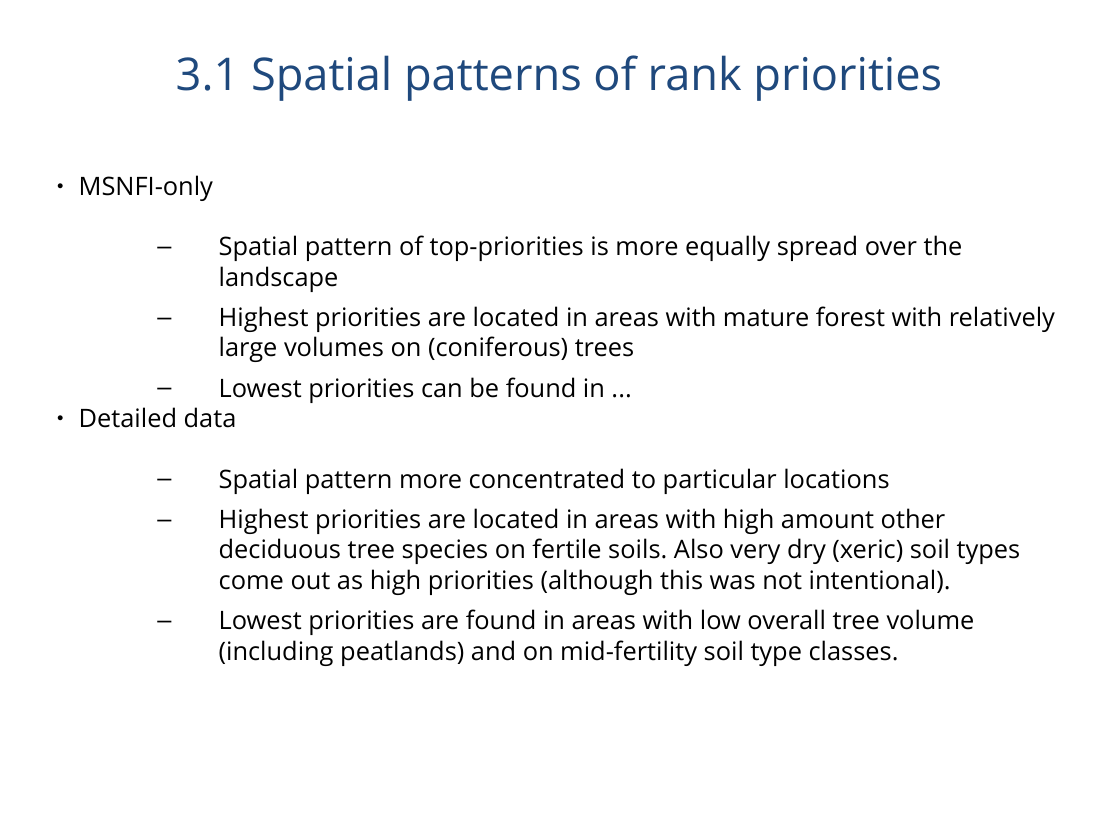
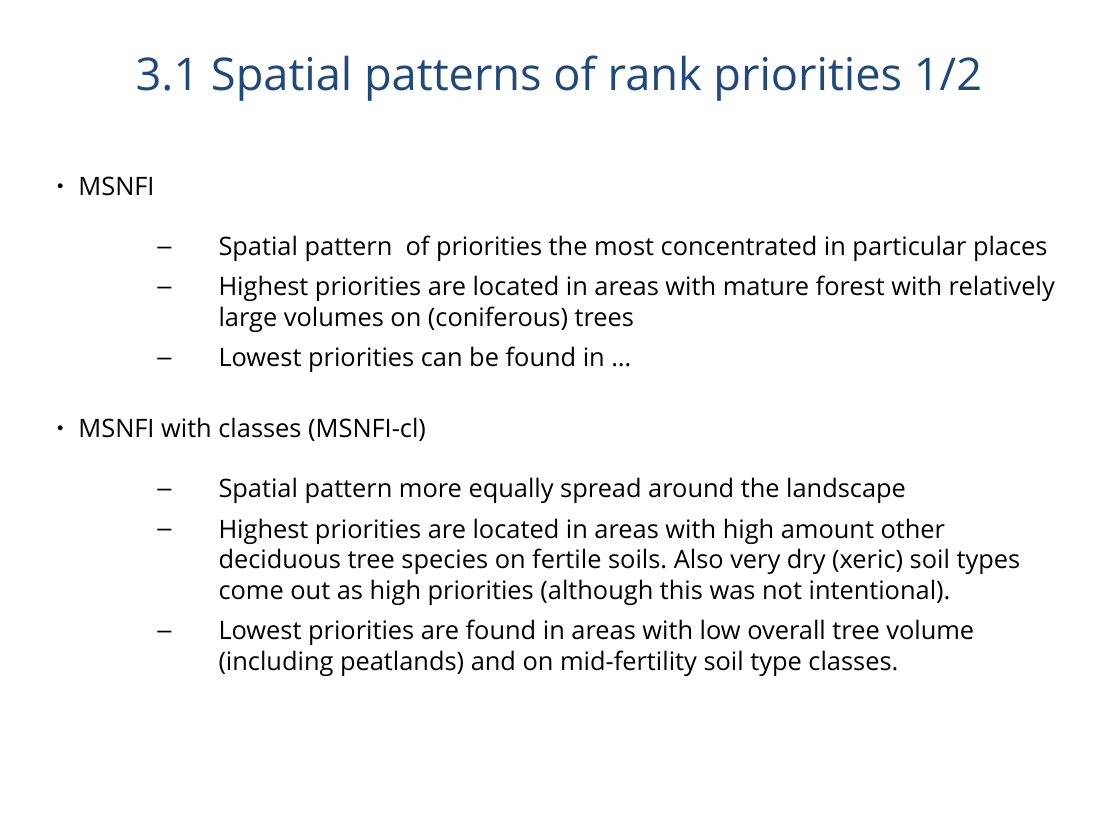
Before and after one commit to jlehtoma/validityms, a slide deck: slide 24 of reports/validity_ms_outline.ppt. Drawn at 1120x840 pixels with LibreOffice and Linux fonts; fonts in the diff are those of the drawing. Boxes give left, top, right and bottom in pixels: in the first picture for what was removed or moved away, otherwise in the second. Text is boxed around its words. In the diff, an @@ line names an element or a change of style, - is before the commit and + after.

```diff
--- a/reports/validity_ms_outline.ppt
+++ b/reports/validity_ms_outline.ppt
@@ title at (x1=136, y1=55, x2=982, y2=101): text changed @@
-3.1 Spatial patterns of rank priorities
+3.1 Spatial patterns of rank priorities 1/2
@@ text at (x1=78, y1=176, x2=1048, y2=261): text changed @@
-● MSNFI-only
-  – Spatial pattern of top-priorities is more equally spread over the landscape
+● MSNFI
+  – Spatial pattern of priorities the most concentrated in particular places
@@ text at (x1=78, y1=346, x2=906, y2=503): text changed @@
-  – Lowest priorities can be found in ...
-● Detailed data
-  – Spatial pattern more concentrated to particular locations
+  – Lowest priorities can be found in …
+● MSNFI with classes (MSNFI-cl)
+  – Spatial pattern more equally spread around the landscape
```
Also in this commit, not shown: 25 other slides changed, 6 slides added, 7 slides removed.
